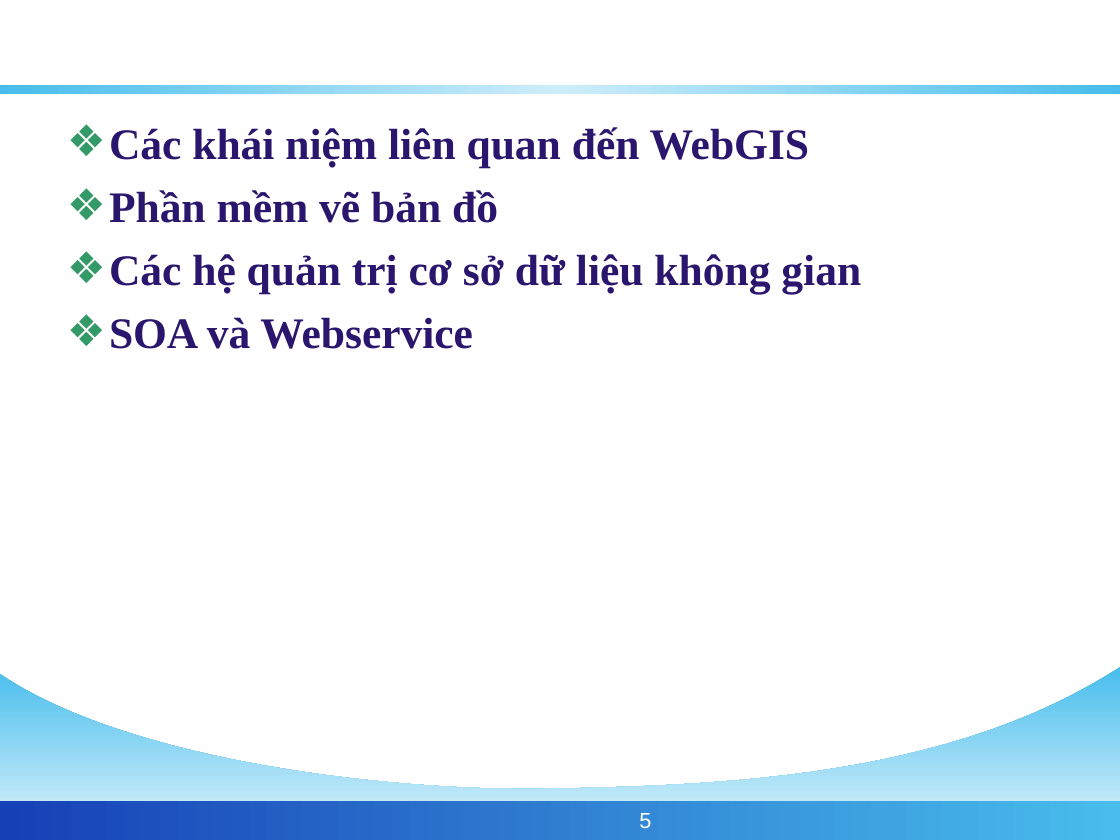
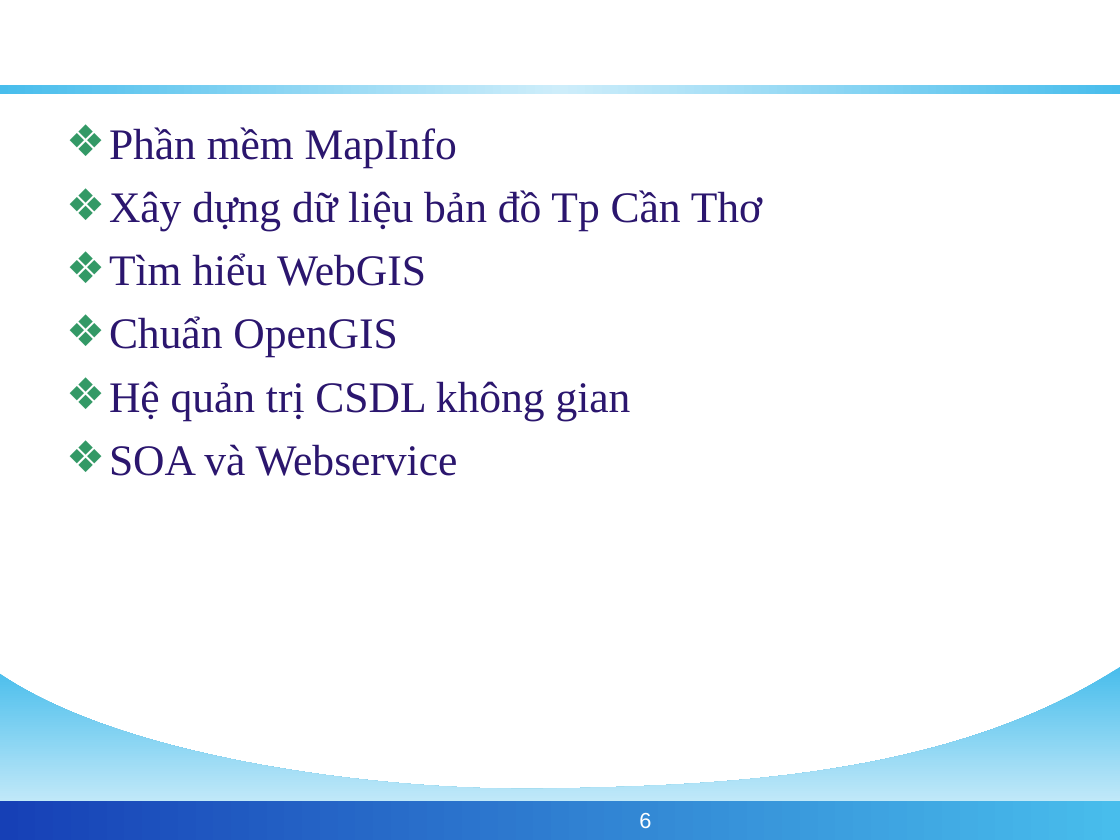
Before and after one commit to phamngsinh/cantho-webgis, a slide deck: slide 6 of Document/Bao Cao/BaoCaoLuanVan.ppt (slide 5 before the commit). Drawn at 1120x840 pixels with LibreOffice and Linux fonts; fonts in the diff are those of the drawing; background and template pictures are left out. Boxes give left, top, right and bottom in pixels: in the first picture for what was removed or moved away, otherwise in the second. Text is boxed around its words. In the diff, an @@ line names an element or a change of style, - is before the commit and + after.

```diff
--- a/Document/Bao Cao/BaoCaoLuanVan.ppt
+++ b/Document/Bao Cao/BaoCaoLuanVan.ppt
@@ text at <box>109,127,762,420</box>: text changed; bold off @@
-❖ Các khái niệm liên quan đến WebGIS
-❖ Phần mềm vẽ bản đồ
-❖ Các hệ quản trị cơ sở dữ liệu không gian
+❖ Phần mềm MapInfo
+❖ Xây dựng dữ liệu bản đồ Tp Cần Thơ
+❖ Tìm hiểu WebGIS
+❖ Chuẩn OpenGIS
+❖ Hệ quản trị CSDL không gian
@@ text at <box>109,444,458,476</box>: bold off in "SOA và Webservice" @@
@@ page number at <box>639,813,651,828</box>: text changed @@
-5
+6
```
Also in this commit, not shown: 6 other slides changed, 7 slides added.
